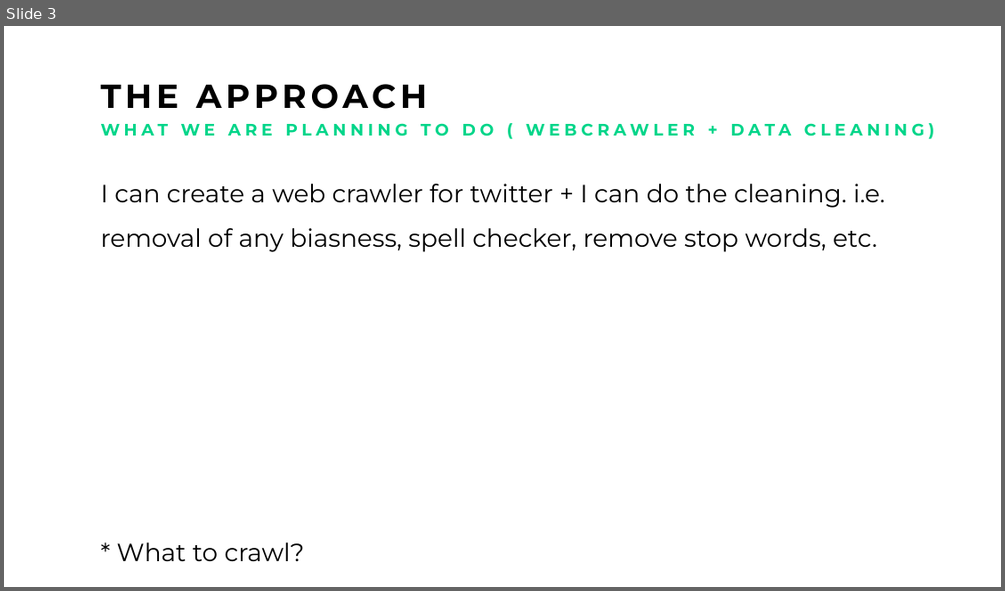
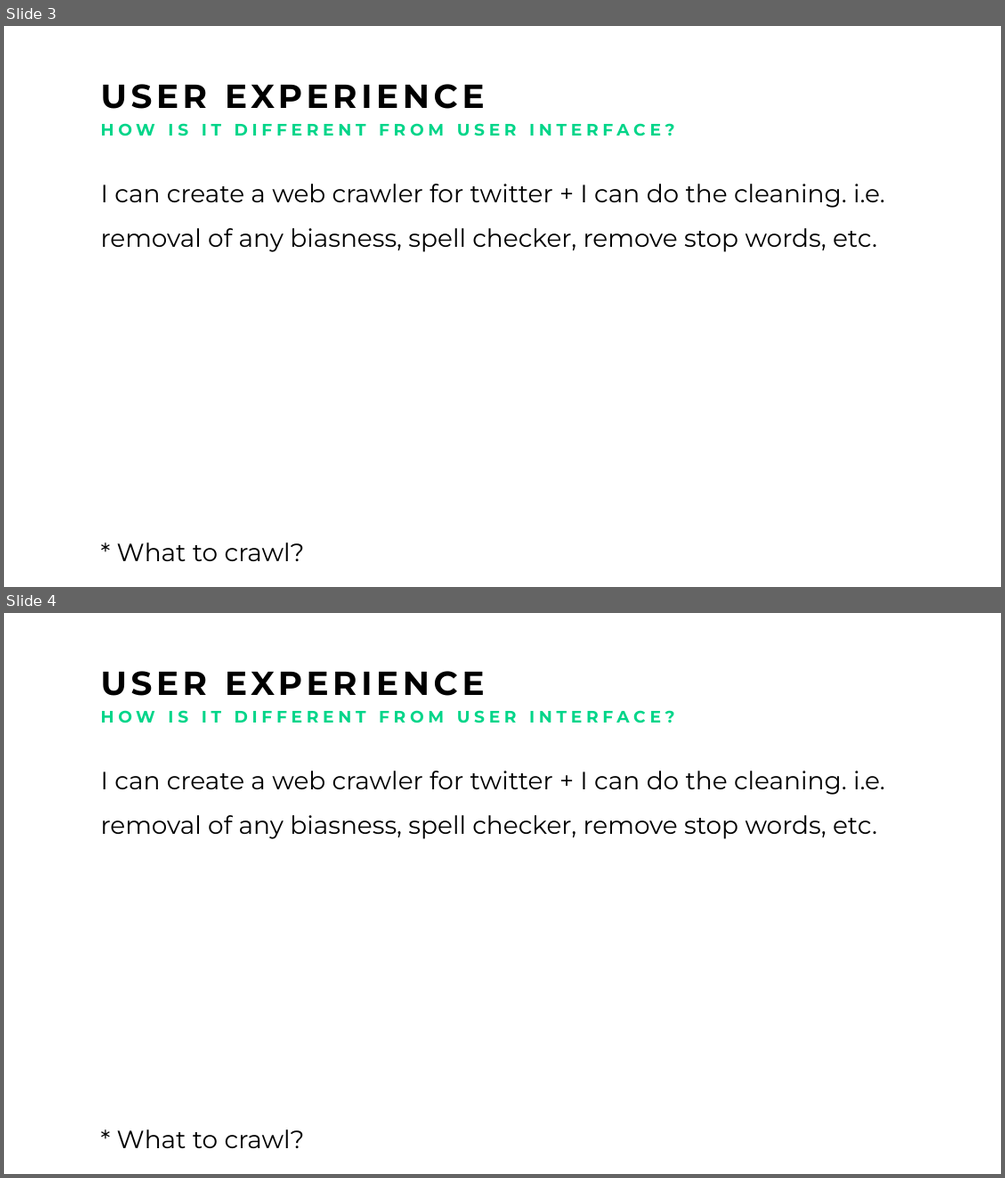
Before and after one commit to Michaelomh/personal-blog, a slide deck: static/img/drive/Artificial Not-So Intelligent Pitch.pptx. Shown one above the other, each under a label of ours: slide 3 before the commit, slides 3 and 4 after it. The pictures are 1005x591 and 1005x1178 pixels, drawn with LibreOffice and Linux fonts; fonts in the diff are those of the drawing. Boxes give left, top, right and bottom in pixels: in the first picture for what was removed or moved away, otherwise in the second. Text is boxed around its words. In the diff, an @@ line names an element or a change of style, - is before the commit and + after.

```diff
--- a/static/img/drive/Artificial Not-So Intelligent Pitch.pptx
+++ b/static/img/drive/Artificial Not-So Intelligent Pitch.pptx
@@ slide 4 added at [4, 613, 1001, 1174], background #FFFFFF @@
@@ text added at [101, 671, 485, 696], 24 pt, text #000000, bold @@
+USER EXPERIENCE
@@ text added at [101, 710, 674, 723], 12 pt, text #01D589, bold @@
+HOW IS IT DIFFERENT FROM USER INTERFACE?
@@ text added at [101, 771, 885, 1148], 18 pt, text #000000 @@
+I can create a web crawler for twitter + I can do the cleaning. i.e. removal of any biasness, spell checker, remove stop words, etc.
+* What to crawl?
@@ slide 3 changed as well @@
@@ text at [101, 84, 485, 109]: text changed @@
-THE APPROACH
+USER EXPERIENCE
@@ text at [101, 123, 674, 136]: text changed @@
-WHAT WE ARE PLANNING TO DO ( WEBCRAWLER + DATA CLEANING)
+HOW IS IT DIFFERENT FROM USER INTERFACE?
```
Also in this commit, not shown: 1 other slide changed, 8 other slides added, 1 slide removed, 3 other files.
